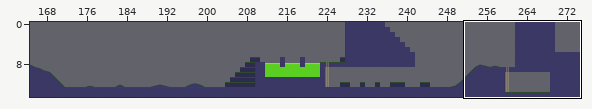
Tiled map -- assets/sprites/maps/level1.tmx. Above, an overview of the earlier version with the close-up marked.
Close-up. The starting point:
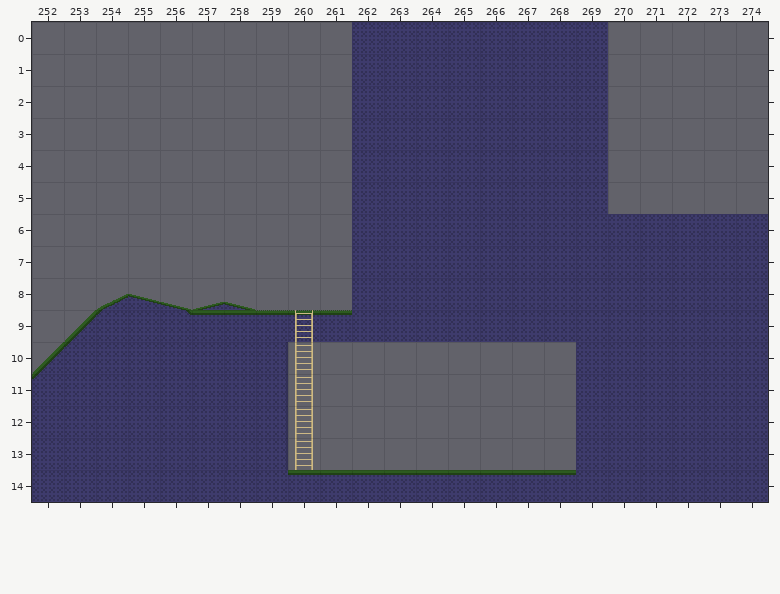
Cells are 32x32 px. Shown: x 252..274, y 0..14. The commit also changed other parts of the map, which this record leaves out.
And afterwards:
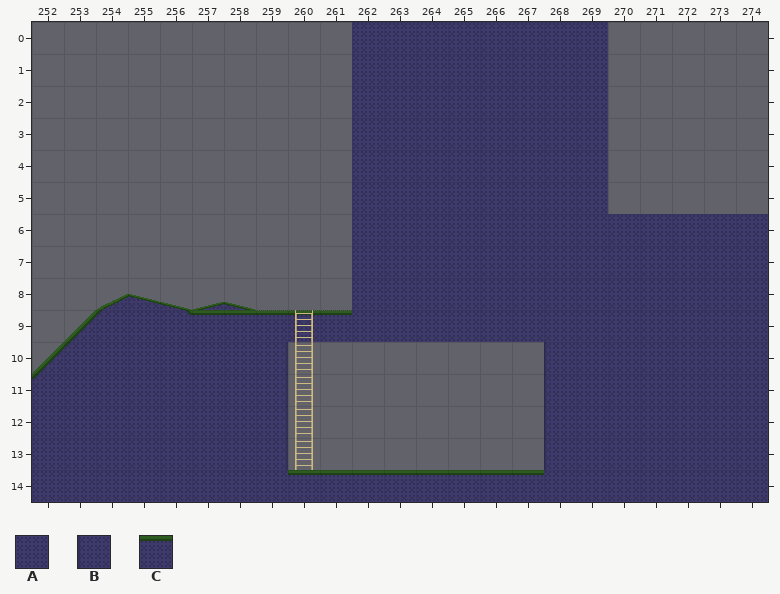
Key: from "patterns": A 0 "tile1", B 2 "tile3", C 8 "tile9".
_ is an empty cell.
The edit:
Layer "Capa de Patrones 1":
y 10..13: x 268 _ -> B
y 14: x 268 C -> A
